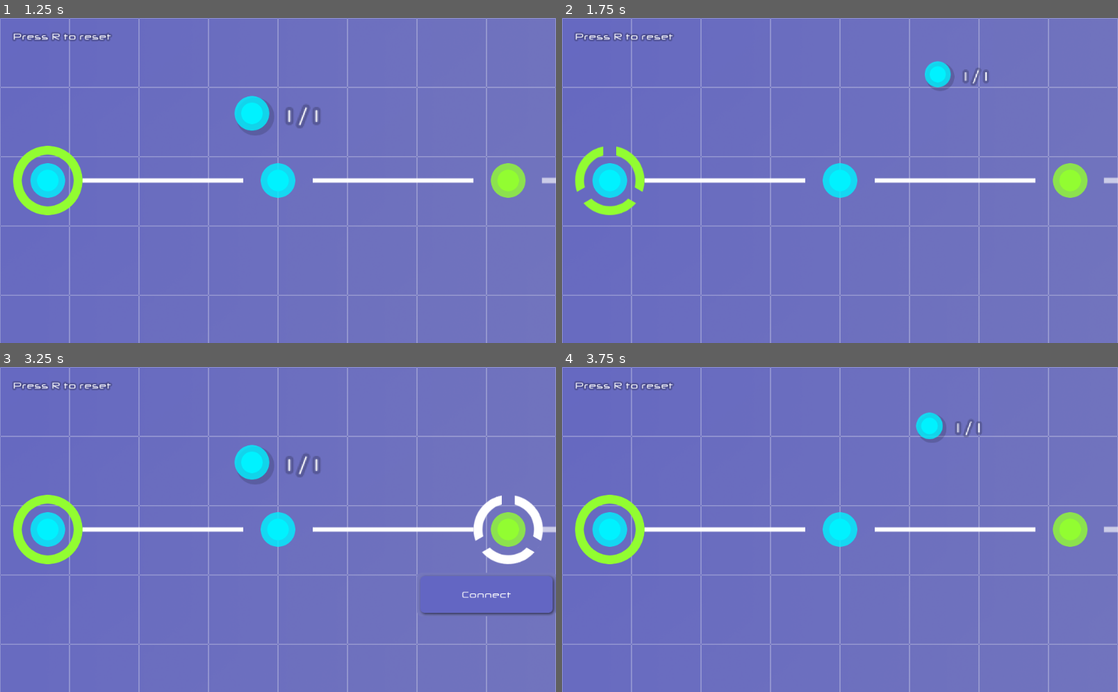
Above: before the commit, frames 1-4 (two rows, left to right).
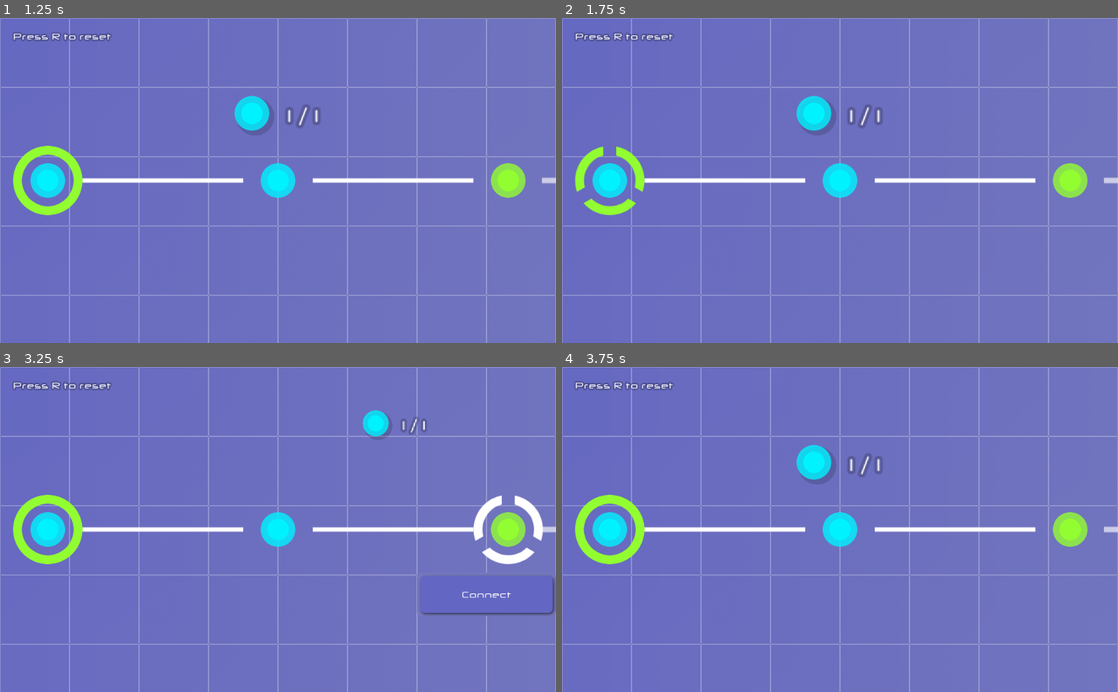
Above: after the commit, the same moments.

Repository: Maaack/Node-Traversal
Game: Godot game, scene res://Scenes/Main.tscn
Same seed, same stepped clock (60 frames per second), same inputs: the game is played once before the commit and once after it.
Inputs (mouse positions are in pixels of both pictures, inside the frame that each line leads up to):
- Up to frame 1 (1.25 s): click "New Game" at 0.5 s
- Up to frame 2 (1.75 s): tap R (game_reset_action) at 1.25 s; move the mouse to (612, 180) at 1.27 s; press the mouse at (612, 180) at 1.28 s
- Up to frame 3 (3.25 s): tap R (game_reset_action) at 2, 2.75 s; move the mouse to (278, 529) at 2.02 s; release the mouse at (278, 529) at 2.03 s; click (278, 529) at 2.1 s; move the mouse to (505, 529) at 2.77 s; press the mouse at (505, 529) at 2.78 s
- Up to frame 4 (3.75 s): tap R (game_reset_action) at 3.5 s; move the mouse to (812, 594) at 3.52 s; release the mouse at (812, 594) at 3.53 s; click (812, 594) at 3.6 s

Frame 1 is identical in both runs. In frame 2, 1.4% of the frame differs, in the area x 42-77%, y 13-37%; in frame 3, 1.4%; in frame 4, 1.4%, in the area x 42-76%, y 13-37%.

Commit message:
GAME-03: Extend animations time of tools list.

Diff:
--- a/Scenes/GameLayer/IntrusionLevels/Chapter_0/Level_0_0.tscn
+++ b/Scenes/GameLayer/IntrusionLevels/Chapter_0/Level_0_0.tscn
@@ -13,7 +13,7 @@
 
 [sub_resource type="Animation" id=1]
 resource_name = "Focus"
-length = 2.0
+length = 3.5
 tracks/0/type = "value"
 tracks/0/path = NodePath(".:position")
 tracks/0/interp = 1
@@ -21,7 +21,7 @@
 tracks/0/imported = false
 tracks/0/enabled = true
 tracks/0/keys = {
-"times": PoolRealArray( 0, 1.5, 2 ),
+"times": PoolRealArray( 0, 3, 3.5 ),
 "transitions": PoolRealArray( 1, 1, 1 ),
 "update": 0,
 "values": [ Vector2( 624, 160 ), Vector2( 624, 160 ), Vector2( 1000, 24 ) ]
@@ -33,7 +33,7 @@
 tracks/1/imported = false
 tracks/1/enabled = true
 tracks/1/keys = {
-"times": PoolRealArray( 0, 1.5, 2 ),
+"times": PoolRealArray( 0, 3, 3.5 ),
 "transitions": PoolRealArray( 1, 1, 1 ),
 "update": 0,
 "values": [ Vector2( 2, 2 ), Vector2( 2, 2 ), Vector2( 1, 1 ) ]
--- a/Scenes/GameLayer/IntrusionLevels/Chapter_1/Level_1_1.tscn
+++ b/Scenes/GameLayer/IntrusionLevels/Chapter_1/Level_1_1.tscn
@@ -15,7 +15,7 @@
 
 [sub_resource type="Animation" id=1]
 resource_name = "Focus"
-length = 2.0
+length = 3.5
 tracks/0/type = "value"
 tracks/0/path = NodePath(".:position")
 tracks/0/interp = 1
@@ -23,7 +23,7 @@
 tracks/0/imported = false
 tracks/0/enabled = true
 tracks/0/keys = {
-"times": PoolRealArray( 0, 1.5, 2 ),
+"times": PoolRealArray( 0, 3, 3.5 ),
 "transitions": PoolRealArray( 1, 1, 1 ),
 "update": 0,
 "values": [ Vector2( 624, 160 ), Vector2( 624, 160 ), Vector2( 1000, 24 ) ]
@@ -35,7 +35,7 @@
 tracks/1/imported = false
 tracks/1/enabled = true
 tracks/1/keys = {
-"times": PoolRealArray( 0, 1.5, 2 ),
+"times": PoolRealArray( 0, 3, 3.5 ),
 "transitions": PoolRealArray( 1, 1, 1 ),
 "update": 0,
 "values": [ Vector2( 2, 2 ), Vector2( 2, 2 ), Vector2( 1, 1 ) ]
@@ -124,7 +124,8 @@
 }
 
 [node name="ToolsNode" type="Node2D" parent="."]
-position = Vector2( 1000, 24 )
+position = Vector2( 624, 160 )
+scale = Vector2( 2, 2 )
 
 [node name="UnlocksCounter" parent="ToolsNode" instance=ExtResource( 1 )]
 
